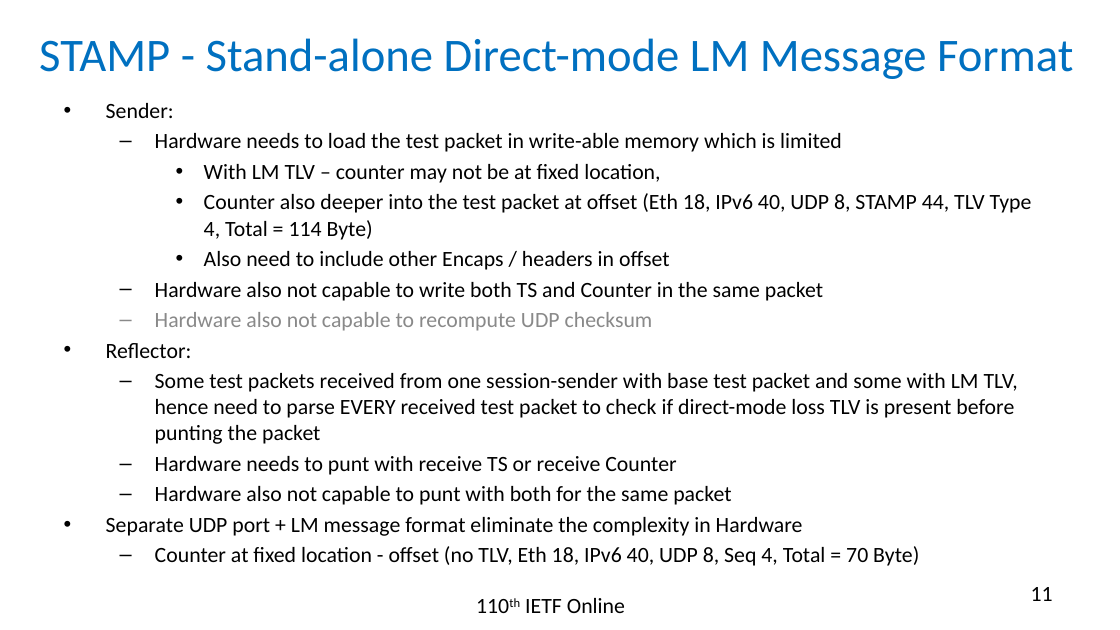
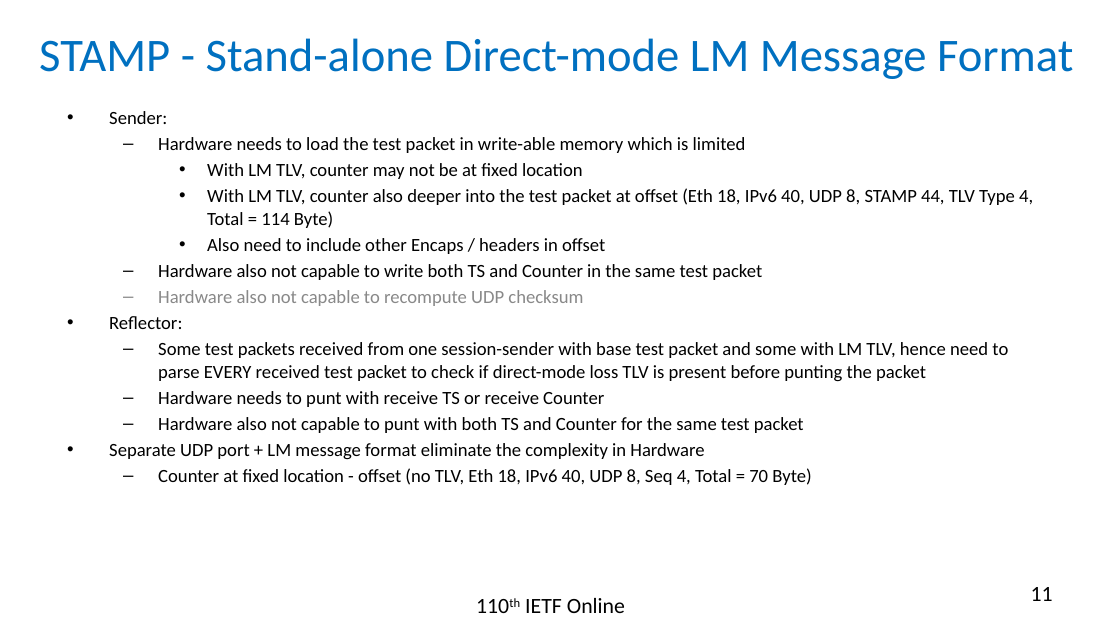
Before and after one commit to rakgandhi/ietf-slides, a slide deck: slide 11 of draft-gandhi-ippm-stamp-srpm-01.pptx. Drawn at 1120x630 pixels with LibreOffice and Linux fonts; fonts in the diff are those of the drawing. Boxes give left, top, right and bottom in pixels: in the first picture for what was removed or moved away, otherwise in the second. Text is boxed around its words. In the diff, an @@ line names an element or a change of style, - is before the commit and + after.

```diff
--- a/draft-gandhi-ippm-stamp-srpm-01.pptx
+++ b/draft-gandhi-ippm-stamp-srpm-01.pptx
@@ text "Sender:": place and size @@
-text "Sender:" at (106, 103, 1032, 566)
+text "Sender:" at (109, 111, 1033, 485)
@@ text at (109, 111, 1008, 485): size 14 to 12 pt in "Sender:", "Hardware needs to load the test packet ...", "Also need to include other Encaps / ...", "Hardware also not capable to recompute UDP ..." and 5 more places @@
@@ text at (207, 163, 1033, 228): text changed; size 14 to 12 pt @@
-    • With LM TLV – counter may not be at fixed location,
-    • Counter also deeper into the test packet at offset (Eth 18, IPv6 40, UDP 8, STAMP 44, TLV Type 4, Total = 114 Byte)
+    • With LM TLV, counter may not be at fixed location
+    • With LM TLV, counter also deeper into the test packet at offset (Eth 18, IPv6 40, UDP 8, STAMP 44, TLV Type 4, Total = 114 Byte)
@@ text at (158, 264, 762, 280): text changed; size 14 to 12 pt @@
-  – Hardware also not capable to write both TS and Counter in the same packet
+  – Hardware also not capable to write both TS and Counter in the same test packet
@@ text at (158, 417, 804, 433): text changed; size 14 to 12 pt @@
-  – Hardware also not capable to punt with both for the same packet
+  – Hardware also not capable to punt with both TS and Counter for the same test packet
```
Also in this commit, not shown: 2 other slides changed, 1 other file.
